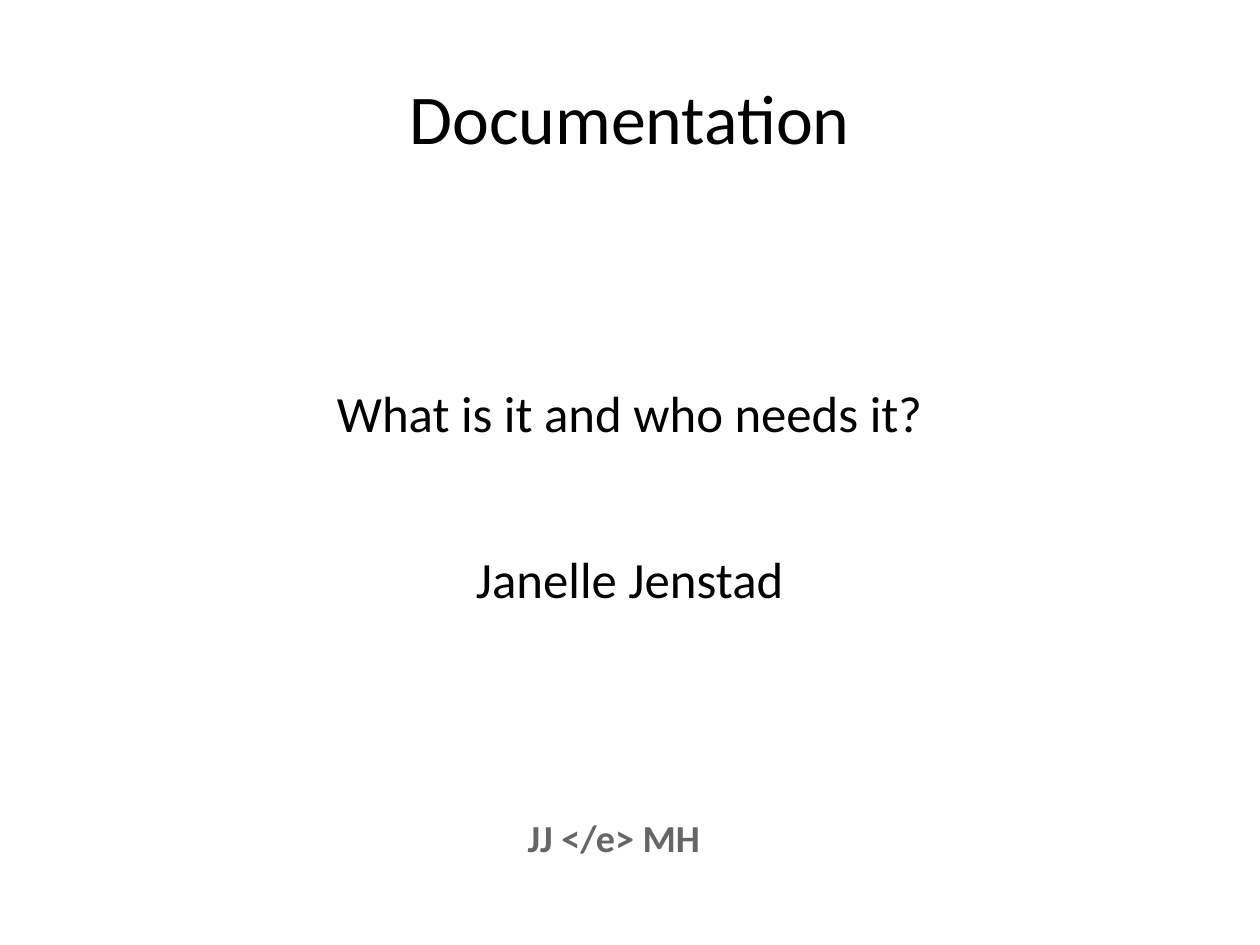
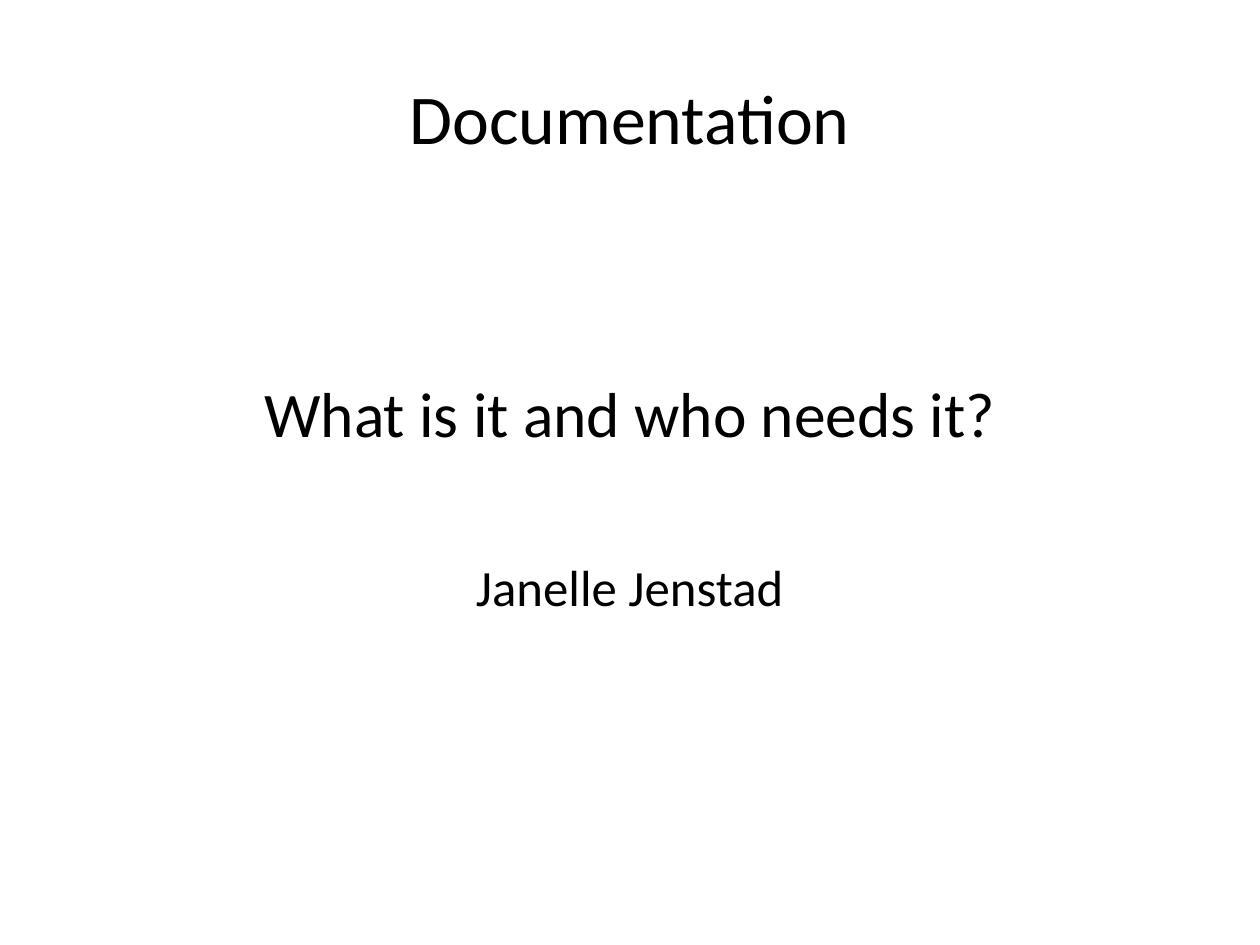
Before and after one commit to projectEndings/Endings, a slide deck: slide 1 of presentations/dhsi2019/documentation.odp. Drawn at 1260x945 pixels with LibreOffice and Linux fonts; fonts in the diff are those of the drawing; background and template pictures are left out. Boxes give left, top, right and bottom in pixels: in the first picture for what was removed or moved away, otherwise in the second. Text is boxed around its words. In the diff, an @@ line names an element or a change of style, - is before the commit and + after.

Commit message:
Updated documentation slides

```diff
--- a/presentations/dhsi2019/documentation.odp
+++ b/presentations/dhsi2019/documentation.odp
@@ subtitle "What is it and who ...": place and size @@
-subtitle "What is it and who ..." at [337,396,922,599]
+subtitle "What is it and who ..." at [264,393,995,607]
@@ subtitle at [264,393,995,438]: size 32 to 40 pt in "What is it and who needs it?" @@
@@ text removed at [528,825,700,854] @@
-JJ </e> MH
```
Also in this commit, not shown: 10 other slides changed, 23 slides added, 10 slides removed.
